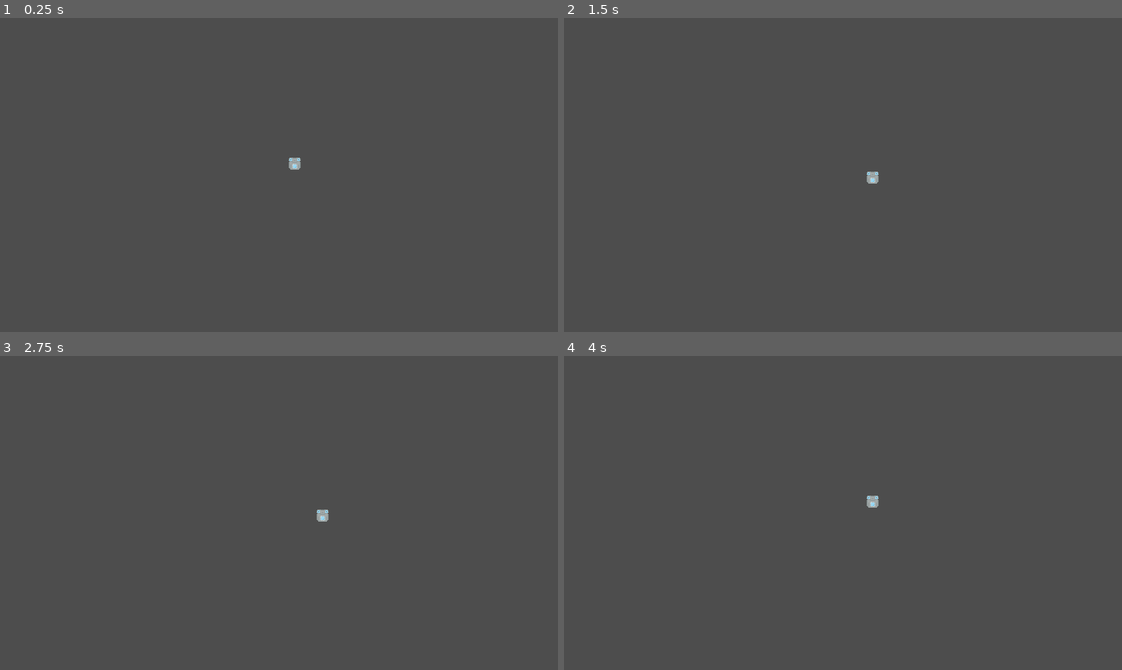
Above: before the commit, frames 1-4 (two rows, left to right).
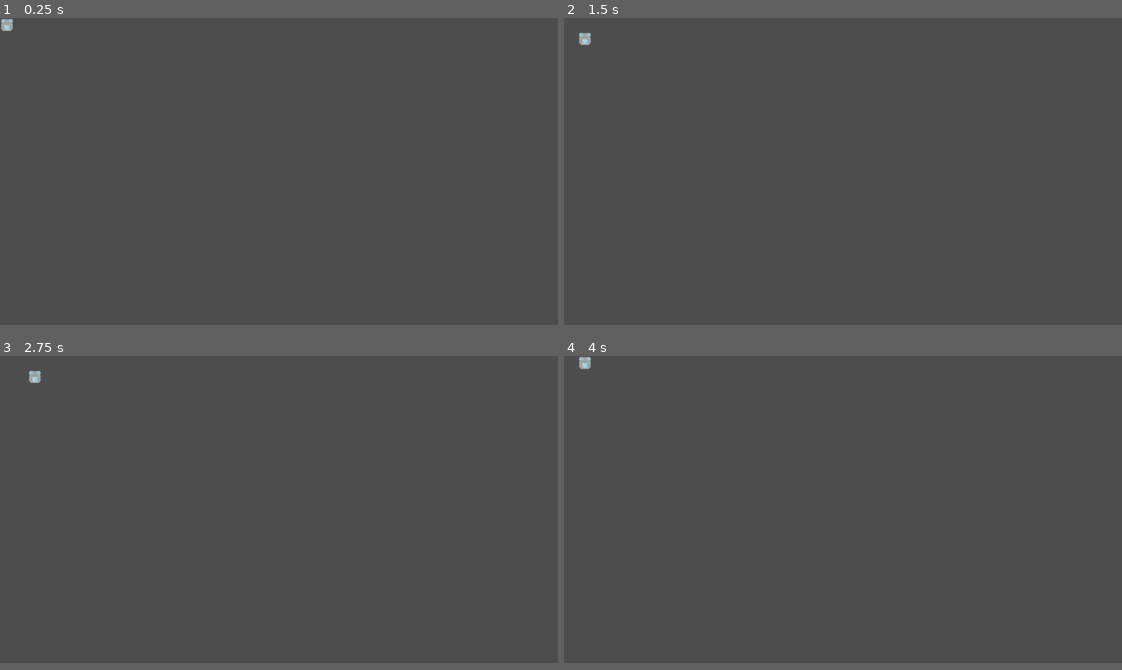
Above: after the commit, the same moments.

Repository: PhotonChaos/TemperatureBalance
Game: Godot game, scene res://main.tscn
Two runs of this game, one before a commit and one after it. Both use one fixed random seed, a clock stepped at 60 frames per second and the inputs below.
Inputs:
- Up to frame 1 (0.25 s): no input
- Up to frame 2 (1.5 s): tap Enter at 0.5 s; hold Right (move_right) 0.53-1.28 s; tap Space at 1.25 s; hold Down (move_down) from 1.28 s (still down)
- Up to frame 3 (2.75 s): tap Enter at 2 s; release Down (move_down) at 2.03 s; hold Right (move_right) from 2.03 s (still down)
- Up to frame 4 (4 s): tap Space at 2.75 s; release Right (move_right) at 2.78 s; hold Up (move_up) 2.78-3.53 s; tap Enter at 3.5 s; hold Left (move_left) from 3.53 s (still down)
In our replay, the window is 640x360 before the commit and 640x352 after it. These sizes can differ from the game's own. Grey fills any space a smaller window leaves; there, only what the larger window draws over its background counts as a difference.

The runs differ from the first frame. In frame 1, 0.2% of the frame differs, in the area x 0-54%, y 0-49%; in frame 2, 0.2%; in frame 3, 0.2%; in frame 4, 0.2%.

Commit message:
Resolution change

Diff:
--- a/main.tscn
+++ b/main.tscn
@@ -8,6 +8,6 @@
 script = ExtResource("1_yeod1")
 
 [node name="Icon" type="Sprite2D" parent="."]
-position = Vector2(338, 167)
+position = Vector2(8, 8)
 texture = ExtResource("2_i452h")
 script = ExtResource("2_bswu6")
--- a/project.godot
+++ b/project.godot
@@ -18,7 +18,7 @@
 [display]
 
 window/size/viewport_width=640
-window/size/viewport_height=360
+window/size/viewport_height=352
 window/size/mode=2
 window/stretch/mode="viewport"
 window/stretch/scale_mode="integer"
